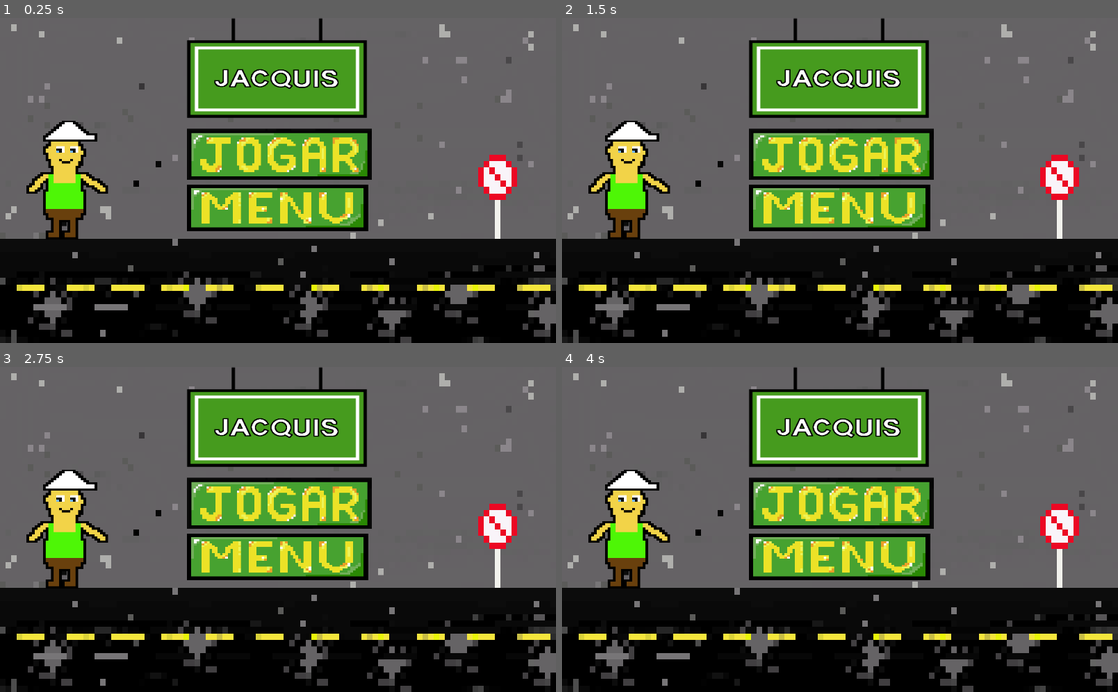
Above: before the commit, frames 1-4 (two rows, left to right).
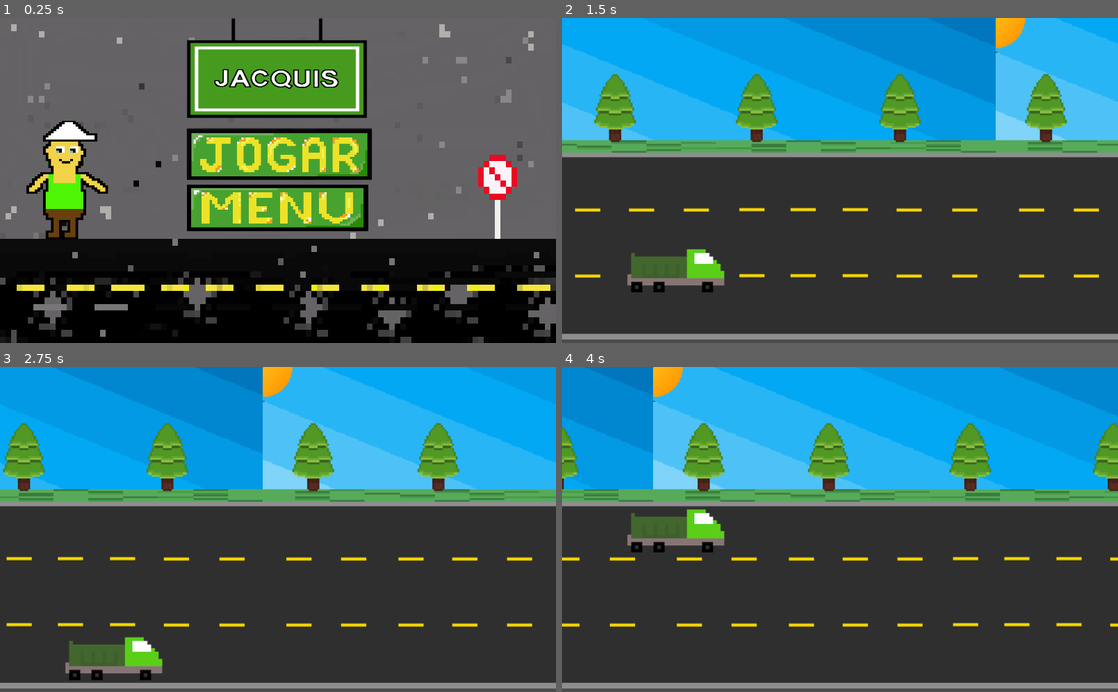
Above: after the commit, the same moments.

Repository: 2023M1T6-Inteli/grupo1
Game: Godot game, scene res://TelaInicial.tscn
Same seed, same stepped clock (60 frames per second), same inputs: the game is played once before the commit and once after it. This scene is started directly instead of the project's main scene.
Inputs (mouse positions are in pixels of both pictures, inside the frame that each line leads up to):
- Up to frame 1 (0.25 s): no input
- Up to frame 2 (1.5 s): click (840, 154) at 0.52 s; hold Up (ui_up) from 1.28 s (still down)
- Up to frame 3 (2.75 s): release Up (ui_up) at 2.03 s; hold Down (ui_down) from 2.03 s (still down)
- Up to frame 4 (4 s): release Down (ui_down) at 2.78 s; hold Up (ui_up) from 2.78 s (still down)

The runs differ from the first frame. In frame 2, 98% of the frame differs, in the area x 0-100%, y 0-100%; in frame 3, 98%; in frame 4, 98%.

Commit message:
Criação da tela inicial e conexão dela como o jogo

Diff:
--- /dev/null
+++ b/src/JACQUIS/Button.gd
@@ -0,0 +1,21 @@
+extends Button
+
+
+# Declare member variables here. Examples:
+# var a = 2
+# var b = "text"
+
+
+# Called when the node enters the scene tree for the first time.
+func _ready():
+	pass # Replace with function body.
+
+
+# Called every frame. 'delta' is the elapsed time since the previous frame.
+#func _process(delta):
+	#pass
+
+
+func _on_Button_pressed():
+	get_tree().change_scene("res://game_scene/NodeRoad.tscn")
+	pass # Replace with function body.
--- a/src/JACQUIS/TelaInicial.tscn
+++ b/src/JACQUIS/TelaInicial.tscn
@@ -1,10 +1,11 @@
-[gd_scene load_steps=6 format=2]
+[gd_scene load_steps=7 format=2]
 
 [ext_resource path="res://assets/background-tela-inical.png" type="Texture" id=1]
 [ext_resource path="res://assets/btnJogar.png" type="Texture" id=2]
 [ext_resource path="res://assets/btnMenu.png" type="Texture" id=3]
 [ext_resource path="res://assets/jacquis.png" type="Texture" id=4]
 [ext_resource path="res://assets/placaJaquis.png" type="Texture" id=5]
+[ext_resource path="res://Button.gd" type="Script" id=6]
 
 [node name="Node2D" type="Node2D"]
 
@@ -18,17 +19,27 @@
 scale = Vector2( 0.988166, 0.814159 )
 texture = ExtResource( 5 )
 
-[node name="Jogar" type="Sprite" parent="."]
-position = Vector2( 515, 250 )
-scale = Vector2( 0.8, 0.8 )
-texture = ExtResource( 2 )
-
 [node name="Menu" type="Sprite" parent="."]
 position = Vector2( 511, 351 )
 scale = Vector2( 0.4, 0.3 )
 texture = ExtResource( 3 )
 
+[node name="Button" type="Button" parent="."]
+light_mask = 6
+margin_left = 345.0
+margin_top = 204.0
+margin_right = 684.0
+margin_bottom = 298.0
+script = ExtResource( 6 )
+
+[node name="Jogar" type="Sprite" parent="Button"]
+position = Vector2( 170, 46 )
+scale = Vector2( 0.8, 0.8 )
+texture = ExtResource( 2 )
+
 [node name="Jacquis" type="Sprite" parent="."]
 position = Vector2( 124, 299 )
 scale = Vector2( 0.5, 0.4 )
 texture = ExtResource( 4 )
+
+[connection signal="pressed" from="Button" to="Button" method="_on_Button_pressed"]
--- a/src/JACQUIS/project.godot
+++ b/src/JACQUIS/project.godot
@@ -18,7 +18,7 @@
 
 window/size/resizable=false
 window/stretch/mode="2d"
-window/stretch/aspect="keep"
+window/stretch/aspect="keep_height"
 
 [gui]
 
